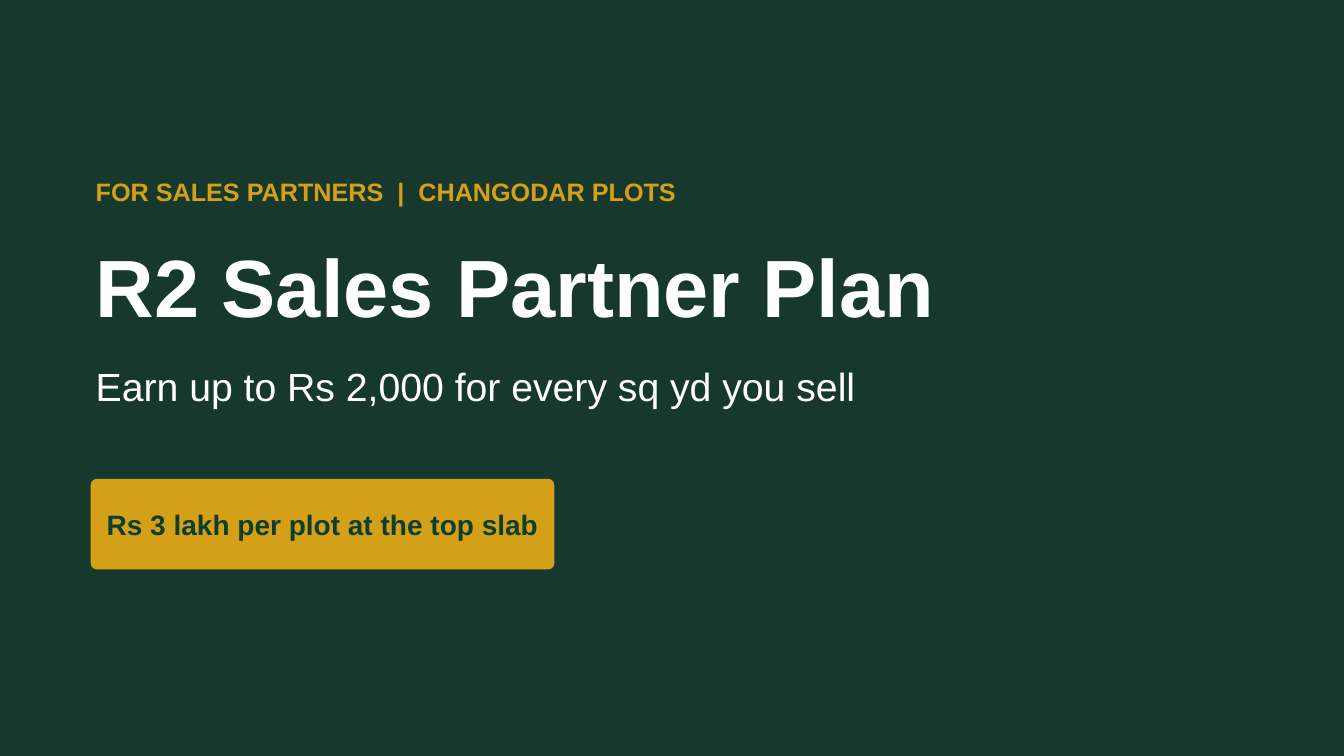
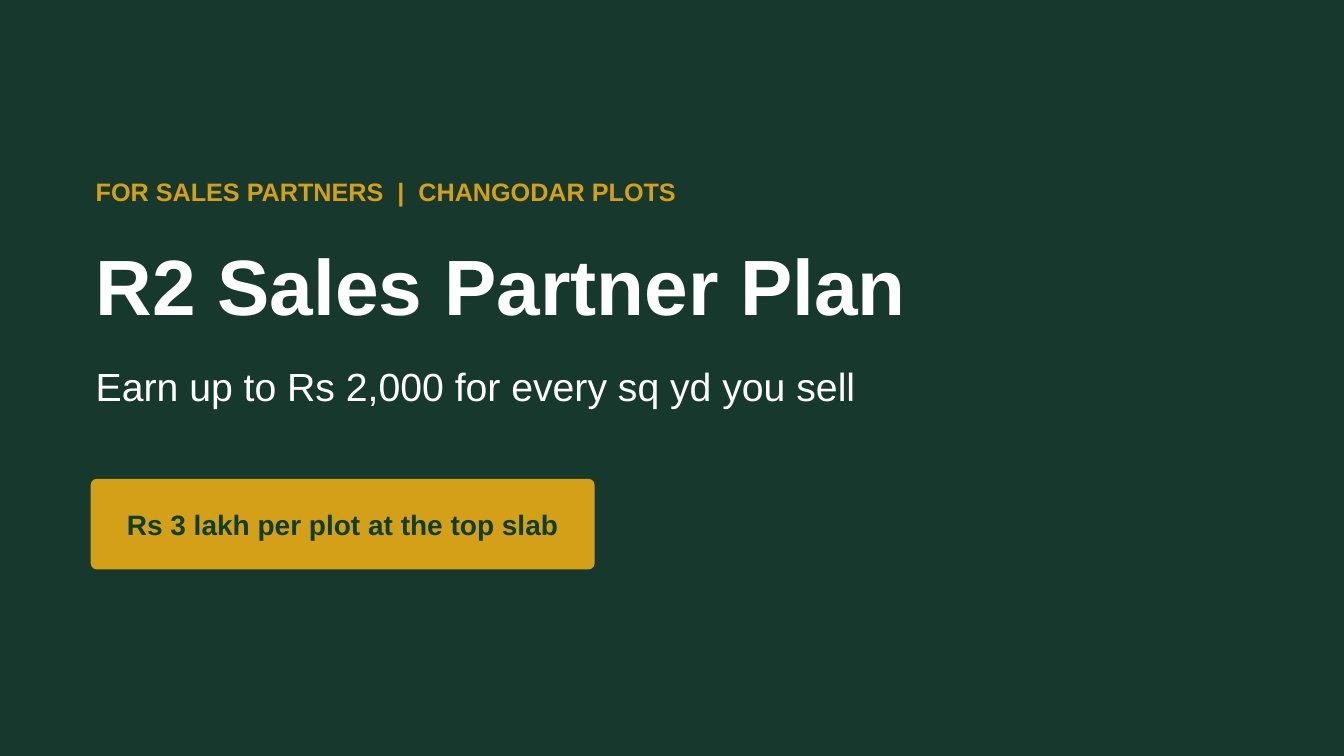
Before and after one commit to ashishhanda1/Changodar_plotting, a slide deck: slide 1 of output/R2_Sales_Partner_Plan.pptx. Drawn at 1344x756 pixels with LibreOffice and Linux fonts; fonts in the diff are those of the drawing; background and template pictures are left out; a plain dark background stands for a picture behind light text. Boxes give left, top, right and bottom in pixels: in the first picture for what was removed or moved away, otherwise in the second. Text is boxed around its words. In the diff, an @@ line names an element or a change of style, - is before the commit and + after.

```diff
--- a/output/R2_Sales_Partner_Plan.pptx
+++ b/output/R2_Sales_Partner_Plan.pptx
@@ text "R2 Sales Partner Plan" at (x1=96, y1=258, x2=905, y2=316): size 58 to 56 pt @@
@@ text "Rs 3 lakh per plot ..." moved from (x1=107, y1=514, x2=538, y2=540) to (x1=127, y1=514, x2=558, y2=540) @@
@@ rounded rectangle resized from (x1=91, y1=479, x2=555, y2=570) to (x1=91, y1=479, x2=595, y2=570) @@
```
Also in this commit, not shown: 8 other slides changed, 42 other files.
